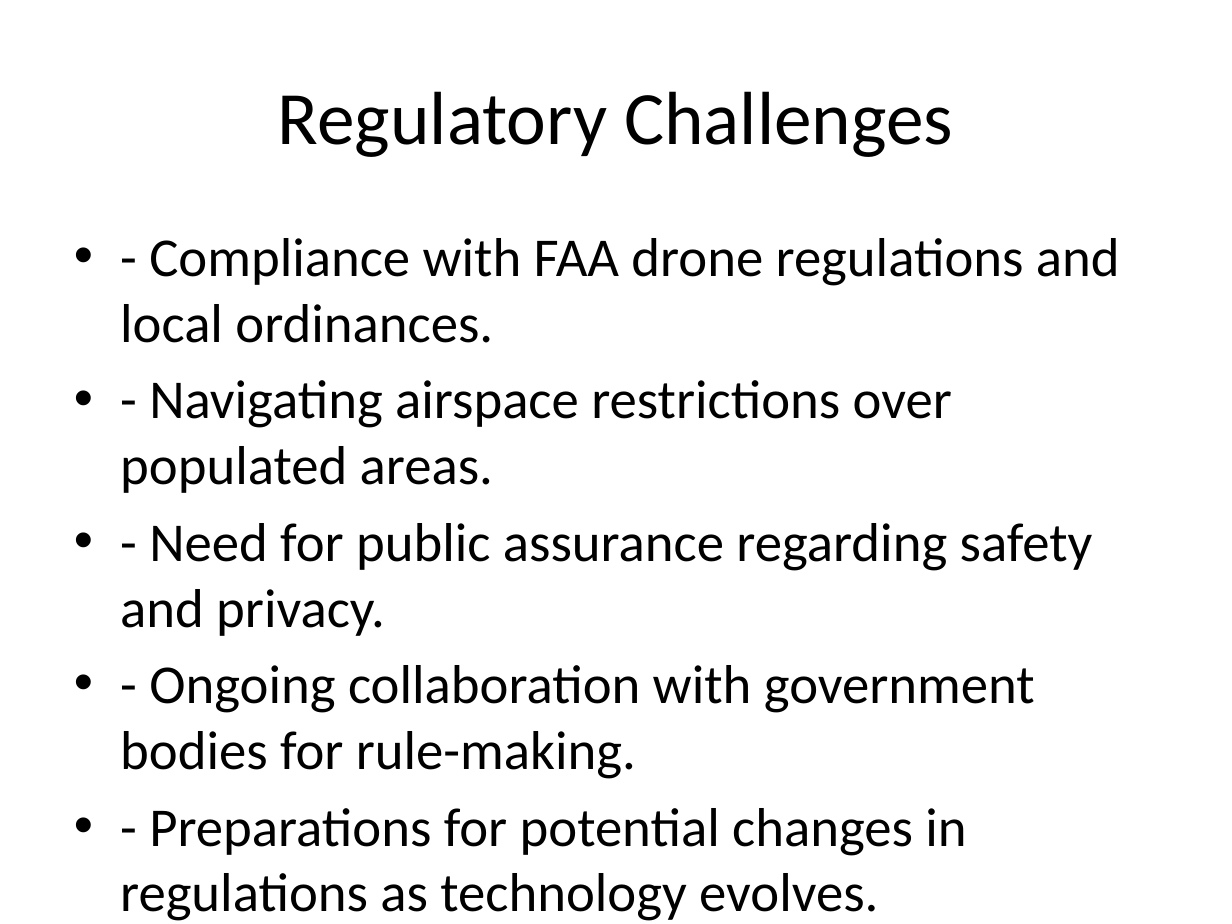
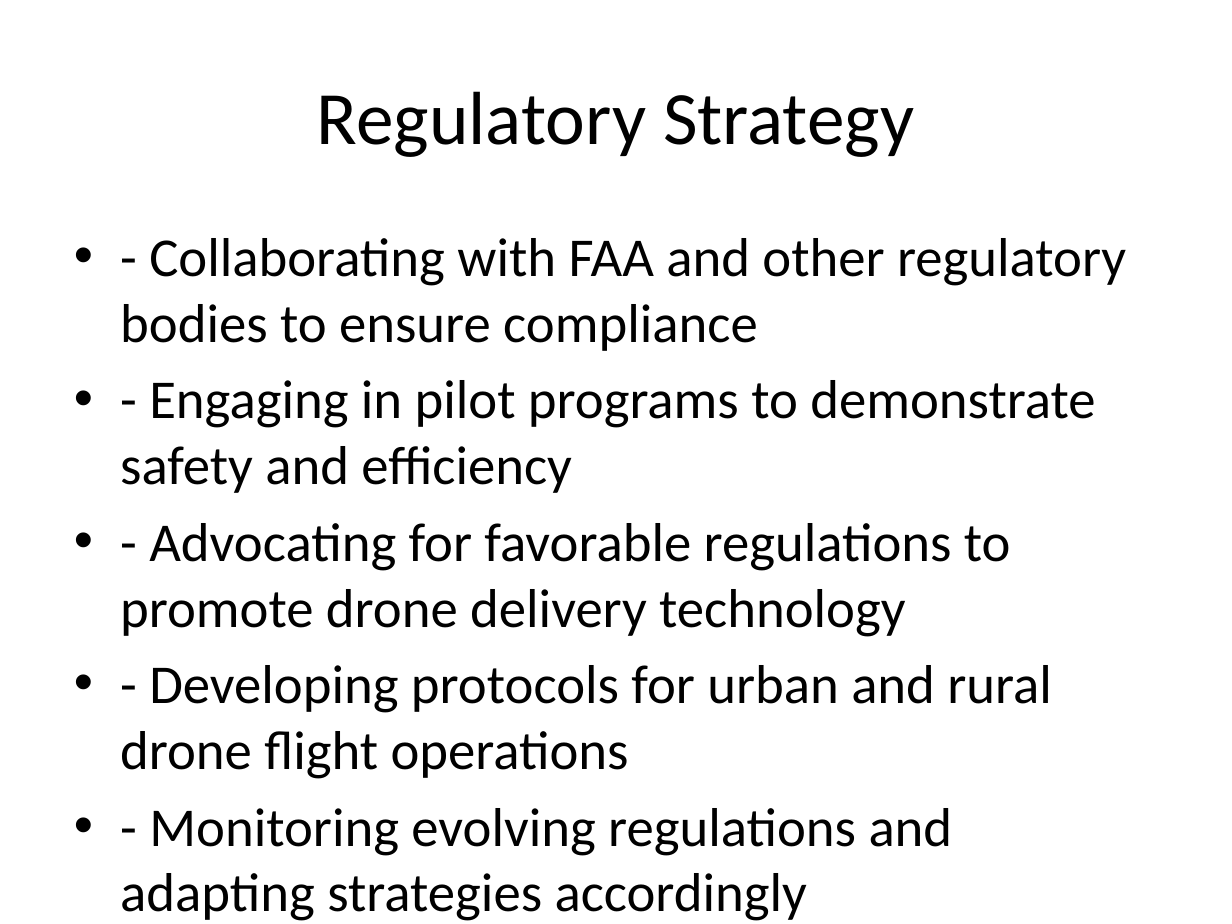
Before and after one commit to MiraSharma8511/hands-on-langchain, a slide deck: slide 4 of generated.pptx. Drawn at 1232x924 pixels with LibreOffice and Linux fonts; fonts in the diff are those of the drawing. Boxes give left, top, right and bottom in pixels: in the first picture for what was removed or moved away, otherwise in the second. Text is boxed around its words. In the diff, an @@ line names an element or a change of style, - is before the commit and + after.

```diff
--- a/generated.pptx
+++ b/generated.pptx
@@ title at box(317, 91, 914, 157): text changed @@
-Regulatory Challenges
+Regulatory Strategy
@@ text at box(120, 238, 1126, 921): text changed @@
-• - Compliance with FAA drone regulations and local ordinances.
-• - Navigating airspace restrictions over populated areas.
-• - Need for public assurance regarding safety and privacy.
-• - Ongoing collaboration with government bodies for rule-making.
-• - Preparations for potential changes in regulations as technology evolves.
+• - Collaborating with FAA and other regulatory bodies to ensure compliance
+• - Engaging in pilot programs to demonstrate safety and efficiency
+• - Advocating for favorable regulations to promote drone delivery technology
+• - Developing protocols for urban and rural drone flight operations
+• - Monitoring evolving regulations and adapting strategies accordingly
```
Also in this commit, not shown: 7 other slides changed, 2 slides added, 2 slides removed, 2 other files.
